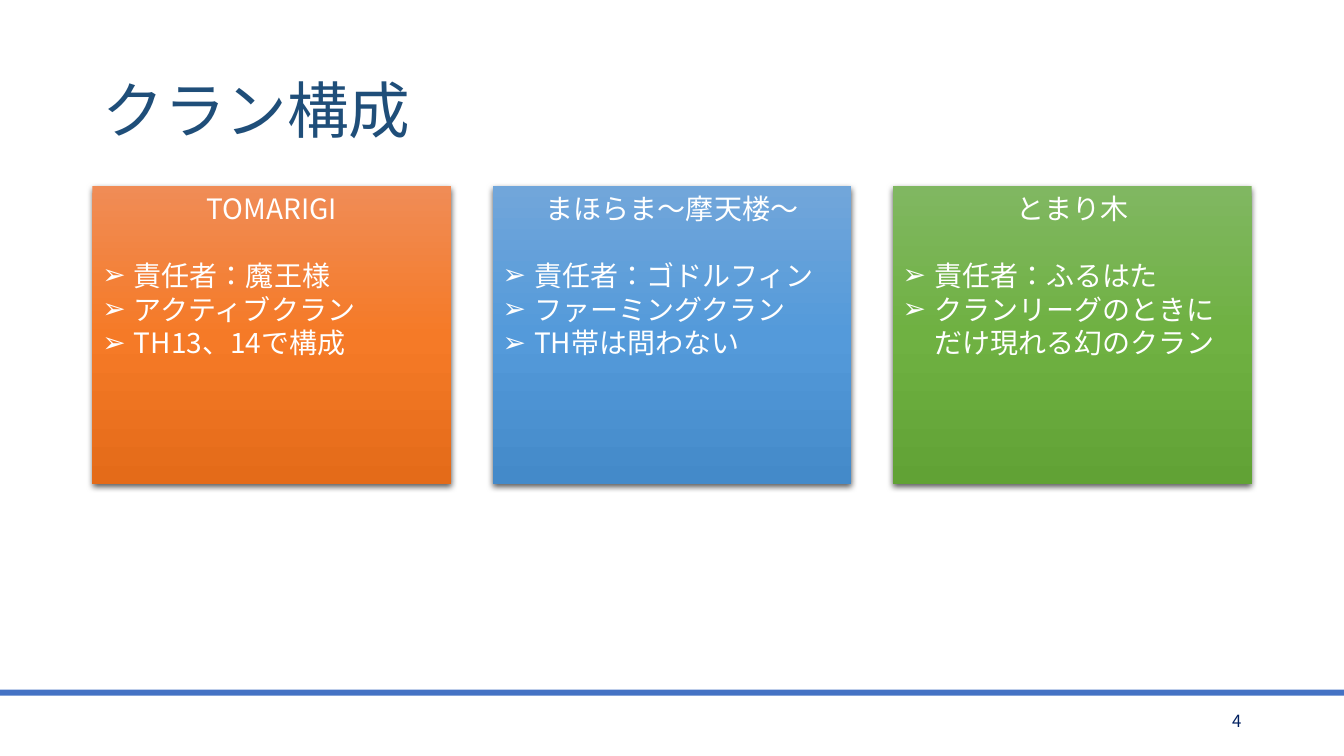
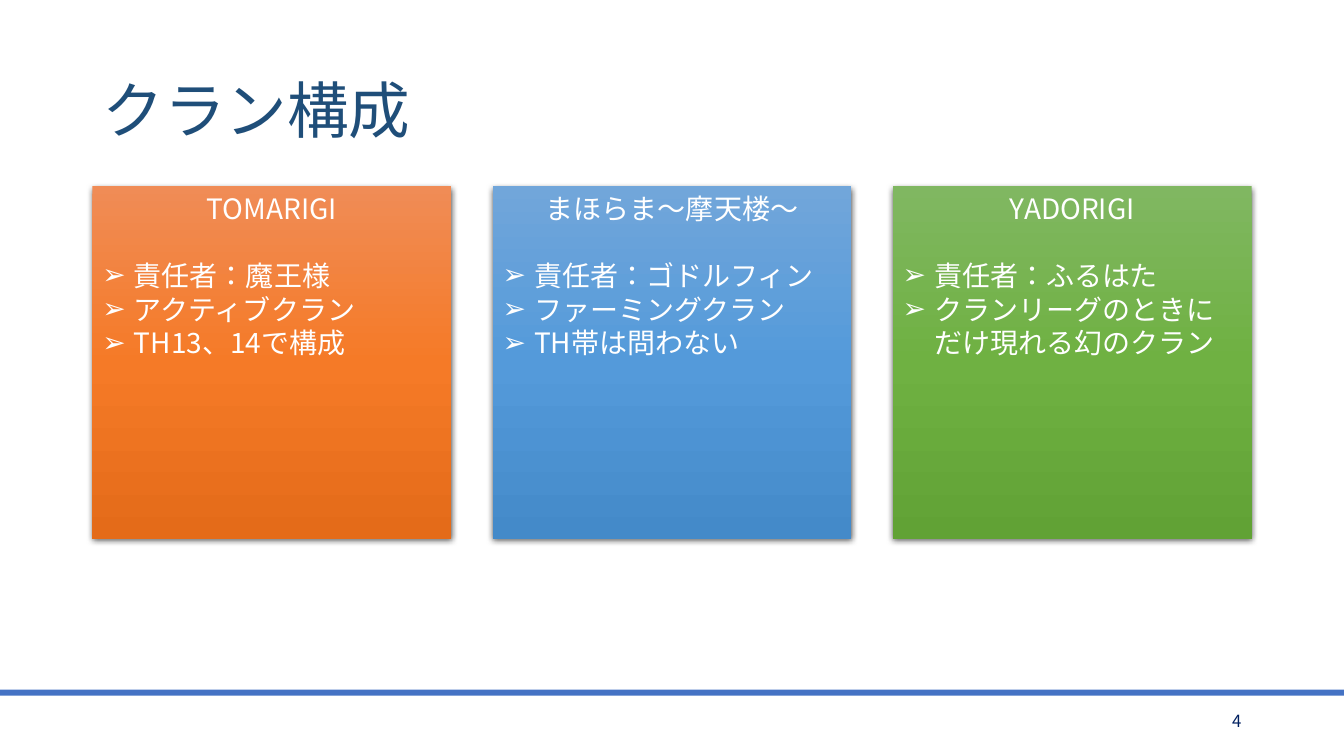
Before and after one commit to bigtreeCoC/documents, a slide deck: slide 4 of TOMARIGI.pptx. Drawn at 1344x756 pixels with LibreOffice and Linux fonts; fonts in the diff are those of the drawing. Boxes give left, top, right and bottom in pixels: in the first picture for what was removed or moved away, otherwise in the second. Text is boxed around its words. In the diff, an @@ line names an element or a change of style, - is before the commit and + after.

Commit message:
東方とまほらま(5版) TOMARIGIについて

```diff
--- a/TOMARIGI.pptx
+++ b/TOMARIGI.pptx
@@ rectangle "TOMARIGI": place and size @@
-rectangle "TOMARIGI" at [93,187,452,485]
+rectangle "TOMARIGI" at [93,187,452,538]
@@ rectangle "まほらま〜摩天楼〜": place and size @@
-rectangle "まほらま〜摩天楼〜" at [493,187,852,485]
+rectangle "まほらま〜摩天楼〜" at [493,187,852,538]
@@ rectangle "YADORIGI": place and size @@
-rectangle "YADORIGI" at [893,187,1252,485]
+rectangle "YADORIGI" at [893,187,1252,538]
@@ text in rectangle at [1010,198,1135,220]: text changed @@
-とまり木
+YADORIGI
```
Also in this commit, not shown: 10 other slides changed, 9 slides added, 2 slides removed, 3 other files.
